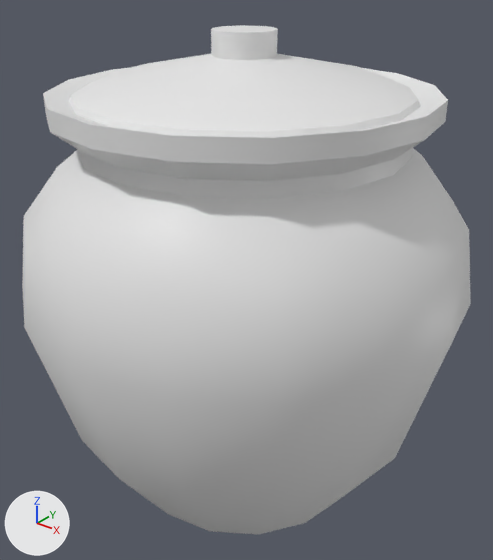
One commit to the FBX model Fabian/3D/vase/vase_LP.fbx: the scene before it, then after it.
One viewpoint serves both versions: a camera (50 mm lens) standing at (0.956, -1.188, 1.276) and looking at (0.009, -0.005, 0.543). The lights are fixed; the arrows at lower left show +X, +Y and +Z.

Objects in the first picture: 'Lid', 'Vase'.
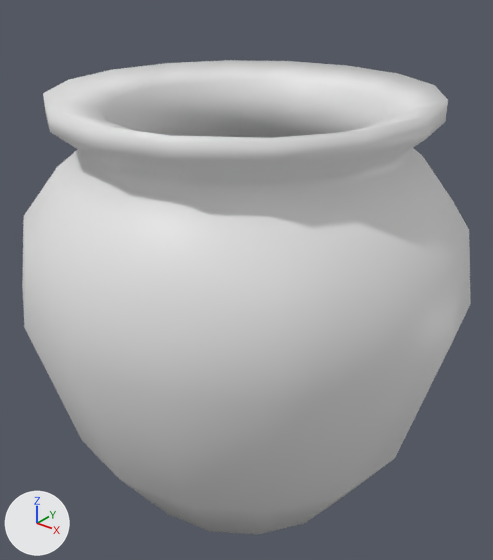
Changed parts and their boxes [x1, y1, x2, y2] in the pictures (493 x 560 px):
'Lid', deleted: before [69, 25, 421, 138]
part 1 of me_cylinder, shading changed: [22, 68, 471, 535] in both

Edits to the bpy script that builds the scene:
```text
Change me_cylinder:
    where me_cylinder.from_pydata(...)  # 226 vertices, 224 faces; spans x -0.534..0.534, y -0.534..0.534, z 0.001..1.0
    used by ob_vase; location = (0.0, 0.0, 0.0)
    me_cylinder part 1: edges marked sharp go from 144 to 0
Remove ob_lid:
    ob_lid = bpy.data.objects.new('Lid', me_cylinder_001)
    ob_lid.location = (0.0, 0.0, 0.0)
```
